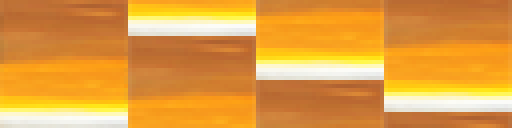
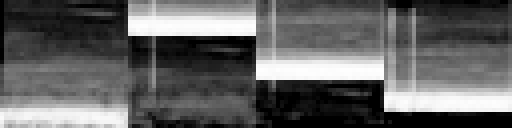
Layers edited between the first and the second 512 × 128 image:
added layer "Black & White 2" above "Layer 3 copy 5" over [0, 0, 512, 128]
hid "Background" over [0, 0, 512, 128]
